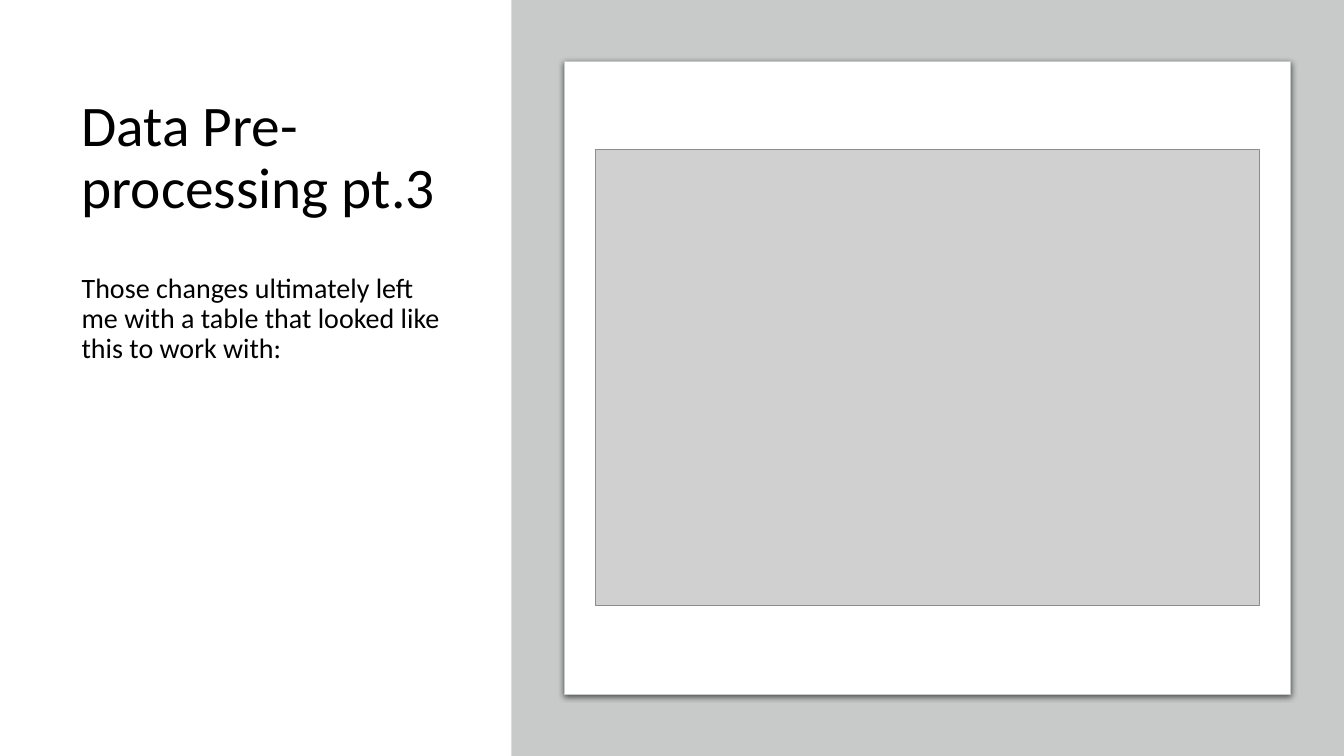
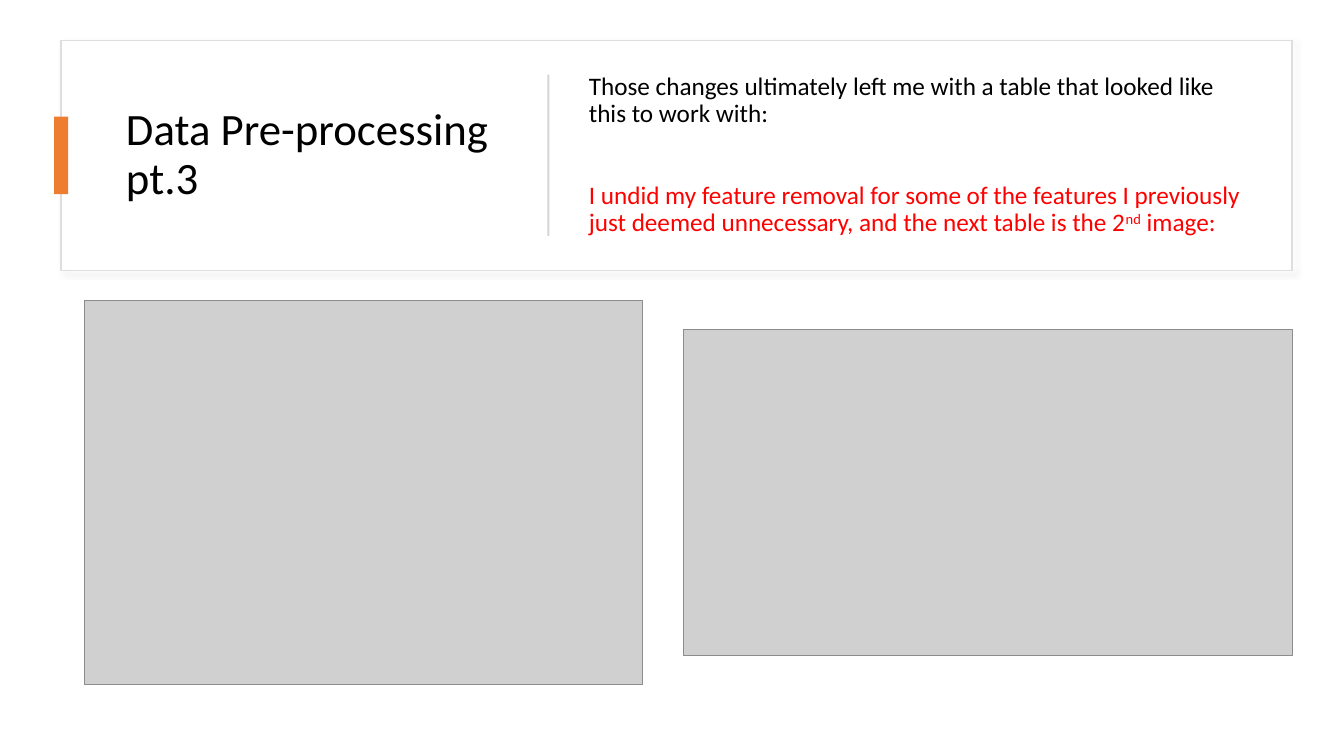
Before and after one commit to swiftzircon/INaturalist-Data-Project-ITMD-522, a slide deck: slide 9 of Presentation.pptx. Drawn at 1344x756 pixels with LibreOffice and Linux fonts; fonts in the diff are those of the drawing; grey boxes stand for pictures. Boxes give left, top, right and bottom in pixels: in the first picture for what was removed or moved away, otherwise in the second. Text is boxed around its words. In the diff, an @@ line names an element or a change of style, - is before the commit and + after.

```diff
--- a/Presentation.pptx
+++ b/Presentation.pptx
@@ rectangle removed at box(511, 0, 1344, 756) @@
@@ rectangle added at box(62, 40, 1293, 270), fill #FFFFFF, outline #DEDEDE 1 pt @@
@@ title "Data Pre-processing pt.3": place and size @@
-title "Data Pre-processing pt.3" at box(82, 109, 435, 218)
+title "Data Pre-processing pt.3" at box(126, 114, 488, 202)
@@ title "Data Pre-processing pt.3" at box(126, 114, 488, 202): size 41 to 32 pt @@
@@ rectangle added at box(547, 75, 549, 236), fill #D5D5D5 @@
@@ rounded rectangle removed at box(565, 62, 1291, 695) @@
@@ text "Those changes ultimately left me ...": place and size @@
-text "Those changes ultimately left me ..." at box(82, 278, 440, 359)
+text "Those changes ultimately left me ..." at box(589, 77, 1240, 236)
@@ text "Those changes ultimately left me ..." at box(589, 77, 1240, 236): vertical alignment top to middle @@
@@ text at box(589, 77, 1214, 122): size 20 to 18 pt in "Those changes ultimately left me with a ..." @@
@@ rectangle added at box(54, 117, 69, 195), fill #ED7D31 @@
@@ text at box(589, 186, 1240, 236): paragraph added @@
+I undid my feature removal for some of the features I previously just deemed unnecessary, and the next table is the 2nd image:
@@ picture: place and size @@
-picture at box(596, 150, 1259, 607)
+picture at box(85, 300, 643, 685)
@@ picture added at box(684, 330, 1293, 655) @@
```
Also in this commit, not shown: 6 other slides changed, 3 other files.
